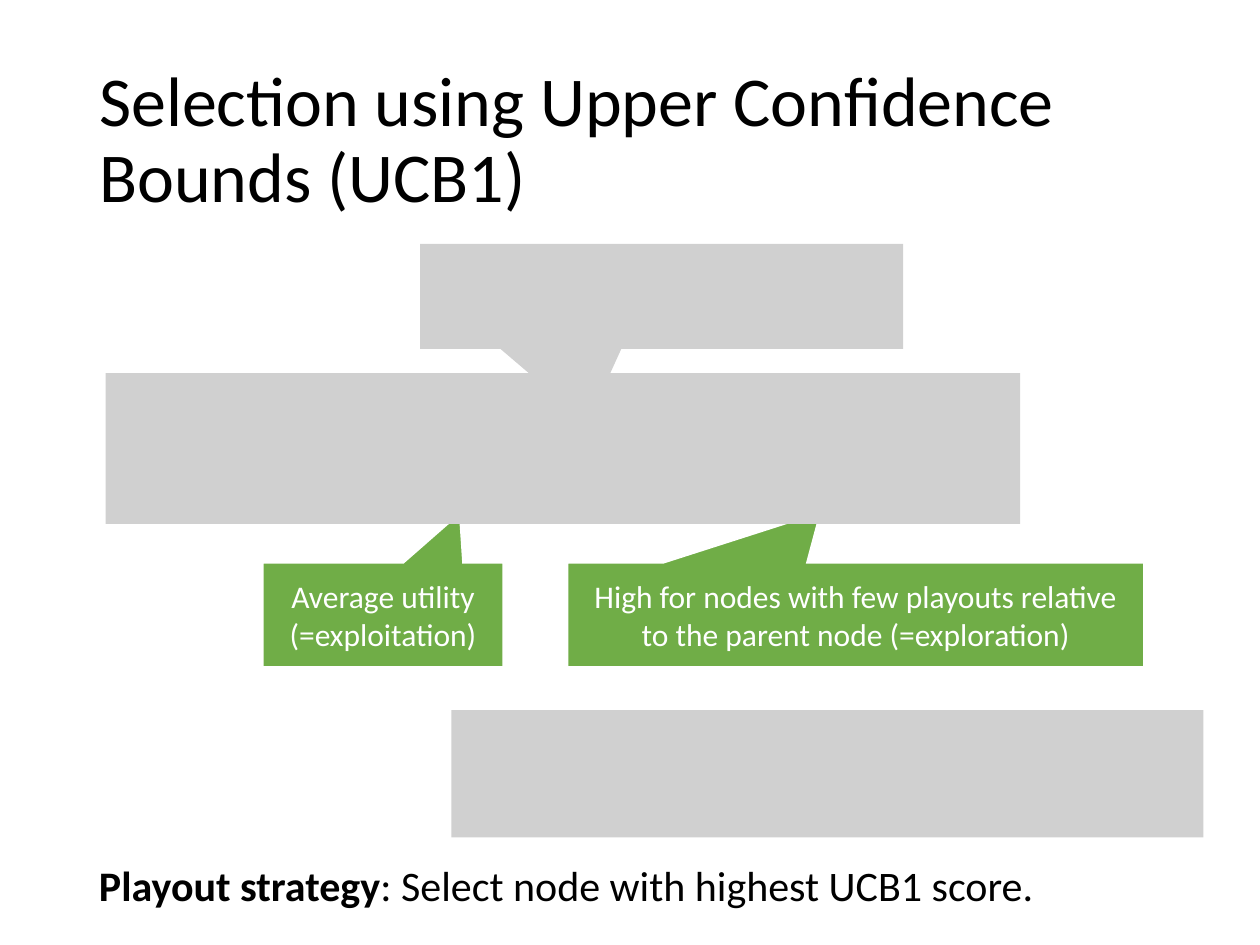
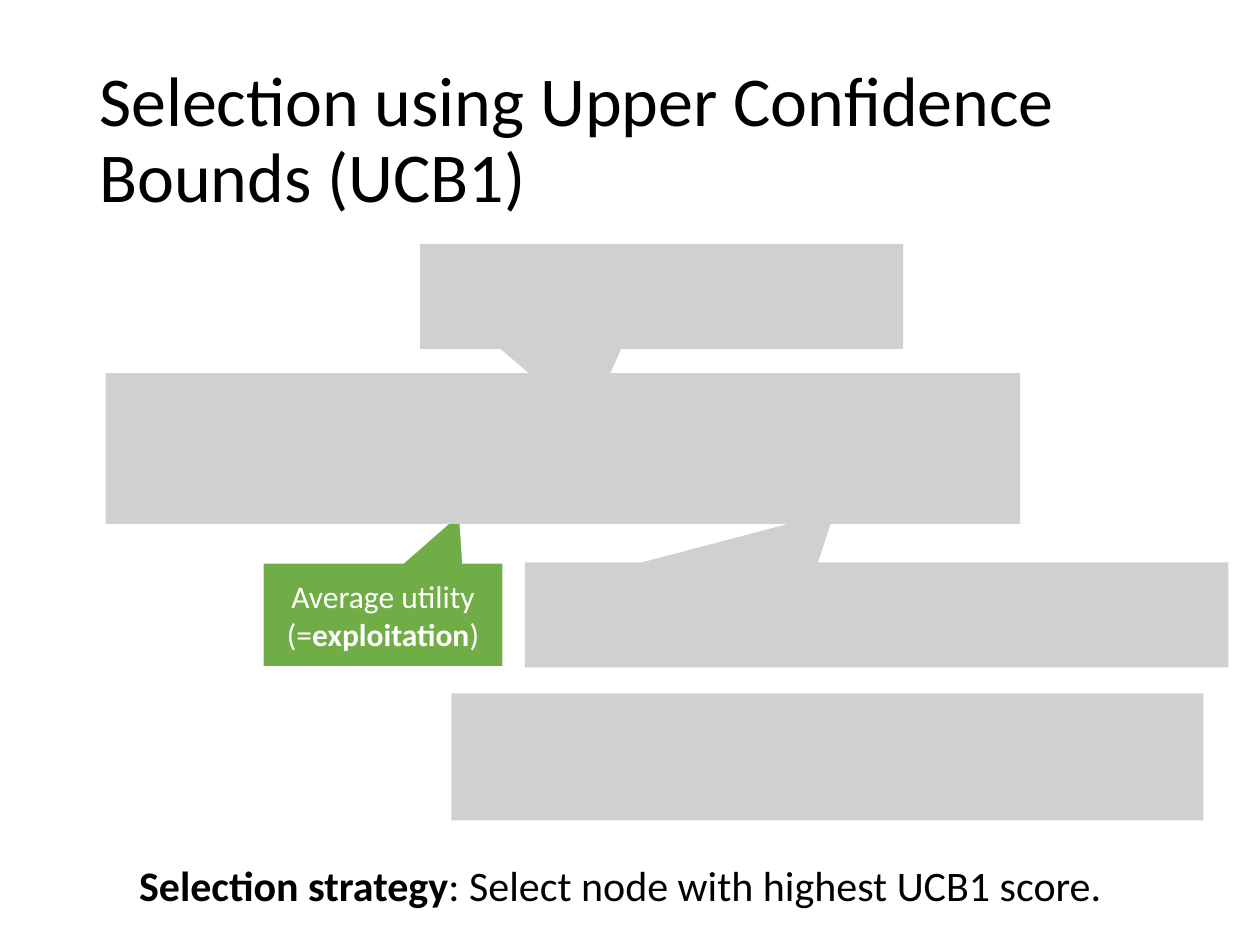
Before and after one commit to mhahsler/CS7320-AI, a slide deck: slide 35 of slides/05_games.pptx. Drawn at 1260x945 pixels with LibreOffice and Linux fonts; fonts in the diff are those of the drawing; grey boxes stand for pictures. Boxes give left, top, right and bottom in pixels: in the first picture for what was removed or moved away, otherwise in the second. Text is boxed around its words. In the diff, an @@ line names an element or a change of style, - is before the commit and + after.

Commit message:
improved selection descriprion.

```diff
--- a/slides/05_games.pptx
+++ b/slides/05_games.pptx
@@ speech box "Average utility (=exploitation)" at [262, 562, 504, 667]: bold on in "(=exploitation)" @@
@@ picture added at [525, 562, 1228, 667] @@
@@ speech box removed at [567, 562, 1144, 667] @@
-High for nodes with few playouts relative to the parent node (=exploration)
@@ picture: place and size @@
-picture at [451, 711, 1203, 838]
+picture at [451, 693, 1203, 820]
@@ text at [139, 871, 1102, 909]: text changed @@
-Playout strategy: Select node with highest UCB1 score.
+Selection strategy: Select node with highest UCB1 score.
```
Also in this commit, not shown: 4 other slides changed, 1 other file.
